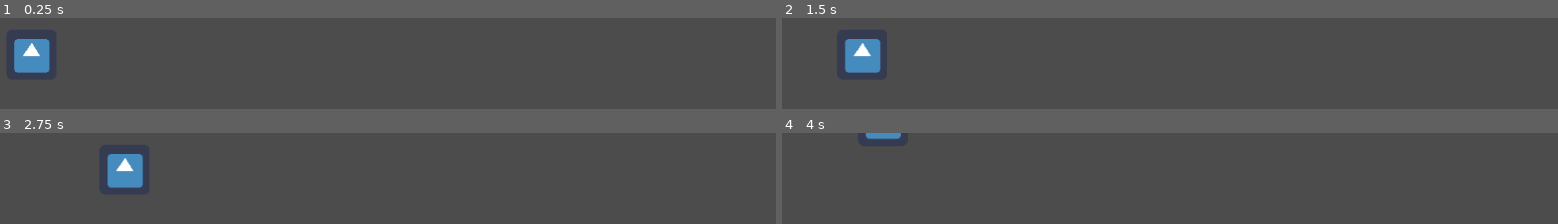
Above: before the commit, frames 1-4 (two rows, left to right).
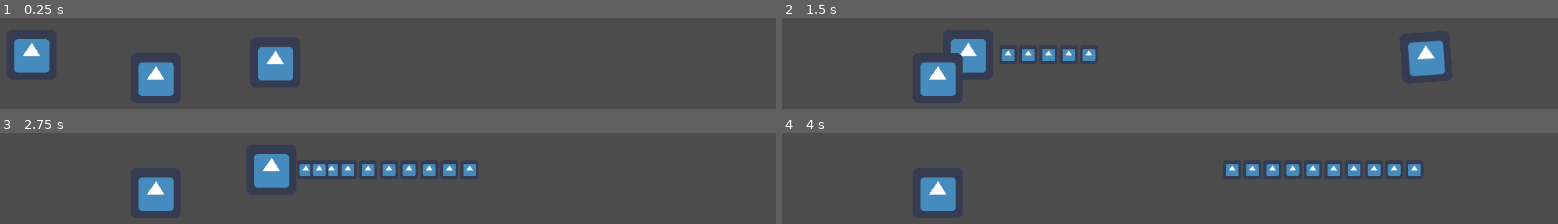
Above: after the commit, the same moments.

Repository: GameJam-gamux-2022/legendary-octo-fortnight
Game: Godot game, scene res://Sample.tscn
Two runs of this game, one before a commit and one after it. Both use one fixed random seed, a clock stepped at 60 frames per second and the inputs below. The engine's default icon, where the game draws it, is replaced by a stand-in: a white triangle on a blue panel in a dark square.
Inputs:
- Up to frame 1 (0.25 s): no input
- Up to frame 2 (1.5 s): hold Right (ui_right) 0.53-1.28 s; hold J (ui_shoot, bound only after the commit) 0.53-1.28 s; hold Page Down (ui_page_down) from 1.28 s (still down); tap J (ui_shoot, bound only after the commit) at 1.35 s
- Up to frame 3 (2.75 s): release Page Down (ui_page_down) at 2.03 s; hold Right (ui_right) from 2.03 s (still down); hold J (ui_shoot, bound only after the commit) from 2.03 s (still down)
- Up to frame 4 (4 s): release Right (ui_right) at 2.78 s; release J (ui_shoot, bound only after the commit) at 2.78 s; hold Up (ui_up) 2.78-3.53 s; tap J (ui_shoot, bound only after the commit) at 2.85 s; hold Left (ui_left) from 3.53 s (still down); hold J (ui_shoot, bound only after the commit) from 3.53 s (still down)

The runs differ from the first frame. In frame 1, 3.4% of the frame differs, in the area x 17-38%, y 31-86%; in frame 2, 7.7%, in the area x 8-86%, y 23-86%; in frame 3, 7.2%; in frame 4, 4.3%.
Error before the commit: Attempt to call function 'get_root' in base 'null instance' on a null instance. (res://PlayerMove.gd:38)

Commit message:
Gravity working

Diff:
--- a/MJ2022/Boomerang.tscn
+++ b/MJ2022/Boomerang.tscn
@@ -7,7 +7,7 @@
 extents = Vector2( 32, 32.5 )
 
 [node name="Boomerang" type="KinematicBody2D"]
-position = Vector2( 197, 51 )
+scale = Vector2( 0.36, 0.36 )
 script = ExtResource( 2 )
 
 [node name="Icon" type="Sprite" parent="."]
--- a/MJ2022/PlayerMove.gd
+++ b/MJ2022/PlayerMove.gd
@@ -5,6 +5,7 @@
 # var a = 2
 # var b = "text"
 var move_velocity = Vector2()
+var ori = Vector2()
 
 onready var boomerang = preload("res://Boomerang.tscn")
 
@@ -21,24 +22,32 @@
 	if Input.is_action_pressed("ui_right"):
 		move_velocity.x = 1;
 
-	if Input.is_action_pressed("ui_page_down"):
+	if Input.is_action_pressed("ui_shoot") && cooldown <= 0 :
 		throw()
+	else:
+		cooldown -= delta
 
 	move_velocity = move_velocity.normalized()
-
+	if(move_velocity != Vector2()):
+		ori = move_velocity;
 	pass # Replace with function body.
 
 
 # Called every frame. 'delta' is the elapsed time since the previous frame.
 func _physics_process(delta):
-	var speed = 5000
+	var speed = 50000
 	move_and_slide(move_velocity * speed * delta)
 	pass
 
-var root = get_tree().get_root()
+onready var root = get_tree().get_root()
+var cooldown = 0;
 func throw():
+	cooldown = 0.15
 	var b = boomerang.instance()
-	#b.set_pos(Vector2())
+	b.position = position + ori * 70
+
 	root.add_child(b)
 
+	b.move_velocity = ori
+
 	pass
--- a/MJ2022/Sample.tscn
+++ b/MJ2022/Sample.tscn
@@ -1,10 +1,15 @@
-[gd_scene load_steps=4 format=2]
+[gd_scene load_steps=6 format=2]
 
 [ext_resource path="res://PlayerMove.gd" type="Script" id=1]
 [ext_resource path="res://icon.png" type="Texture" id=2]
 
 [sub_resource type="RectangleShape2D" id=1]
 extents = Vector2( 32, 32.5 )
+
+[sub_resource type="CircleShape2D" id=3]
+radius = 931.735
+
+[sub_resource type="PhysicsMaterial" id=2]
 
 [node name="Sample" type="Node2D"]
 
@@ -18,3 +23,29 @@
 [node name="CollisionShape2D" type="CollisionShape2D" parent="Player"]
 position = Vector2( 0, -0.5 )
 shape = SubResource( 1 )
+
+[node name="Player3" type="Area2D" parent="Player"]
+space_override = 3
+gravity_point = true
+gravity_vec = Vector2( 1, 1 )
+gravity = 319.405
+
+[node name="CollisionShape2D" type="CollisionShape2D" parent="Player/Player3"]
+shape = SubResource( 3 )
+
+[node name="Player3" type="KinematicBody2D" parent="."]
+position = Vector2( 230, 77 )
+
+[node name="Icon" type="Sprite" parent="Player3"]
+texture = ExtResource( 2 )
+
+[node name="Player2" type="RigidBody2D" parent="."]
+position = Vector2( 391, 57 )
+physics_material_override = SubResource( 2 )
+
+[node name="Icon" type="Sprite" parent="Player2"]
+texture = ExtResource( 2 )
+
+[node name="CollisionShape2D" type="CollisionShape2D" parent="Player2"]
+position = Vector2( 0, -0.5 )
+shape = SubResource( 1 )
--- a/MJ2022/project.godot
+++ b/MJ2022/project.godot
@@ -14,6 +14,16 @@
 run/main_scene="res://Sample.tscn"
 config/icon="res://icon.png"
 
+[input]
+
+ui_shoot={
+"deadzone": 0.5,
+"events": [ Object(InputEventKey,"resource_local_to_scene":false,"resource_name":"","device":0,"alt":false,"shift":false,"control":false,"meta":false,"command":false,"pressed":false,"scancode":74,"physical_scancode":0,"unicode":0,"echo":false,"script":null)
+, Object(InputEventKey,"resource_local_to_scene":false,"resource_name":"","device":0,"alt":false,"shift":false,"control":false,"meta":false,"command":false,"pressed":false,"scancode":32,"physical_scancode":0,"unicode":0,"echo":false,"script":null)
+, Object(InputEventKey,"resource_local_to_scene":false,"resource_name":"","device":0,"alt":false,"shift":false,"control":false,"meta":false,"command":false,"pressed":false,"scancode":90,"physical_scancode":0,"unicode":0,"echo":false,"script":null)
+ ]
+}
+
 [physics]
 
 common/enable_pause_aware_picking=true
